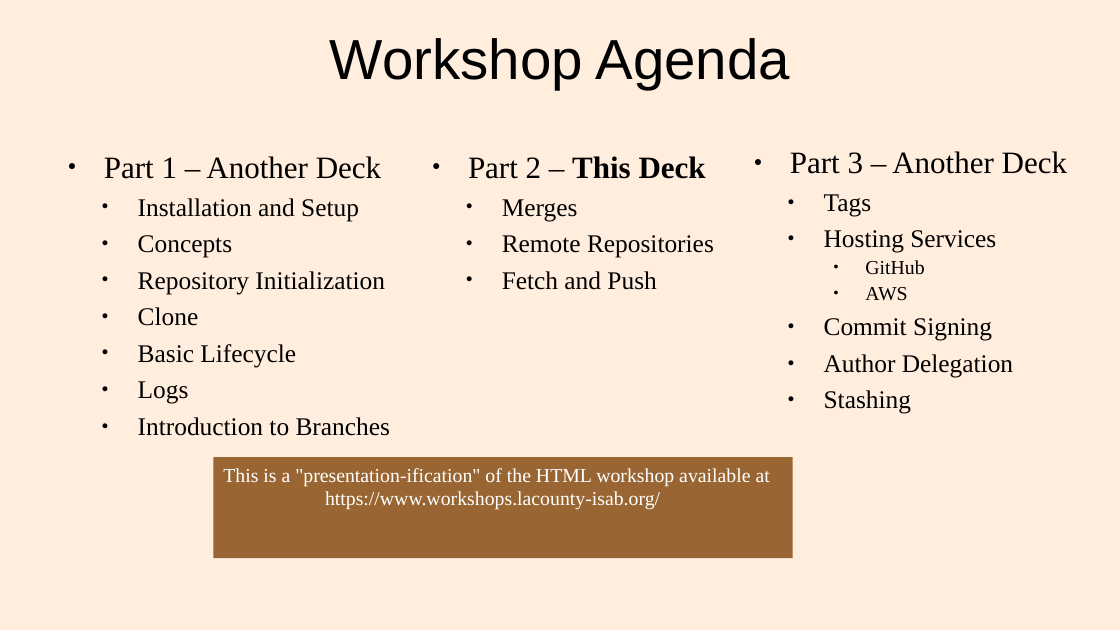
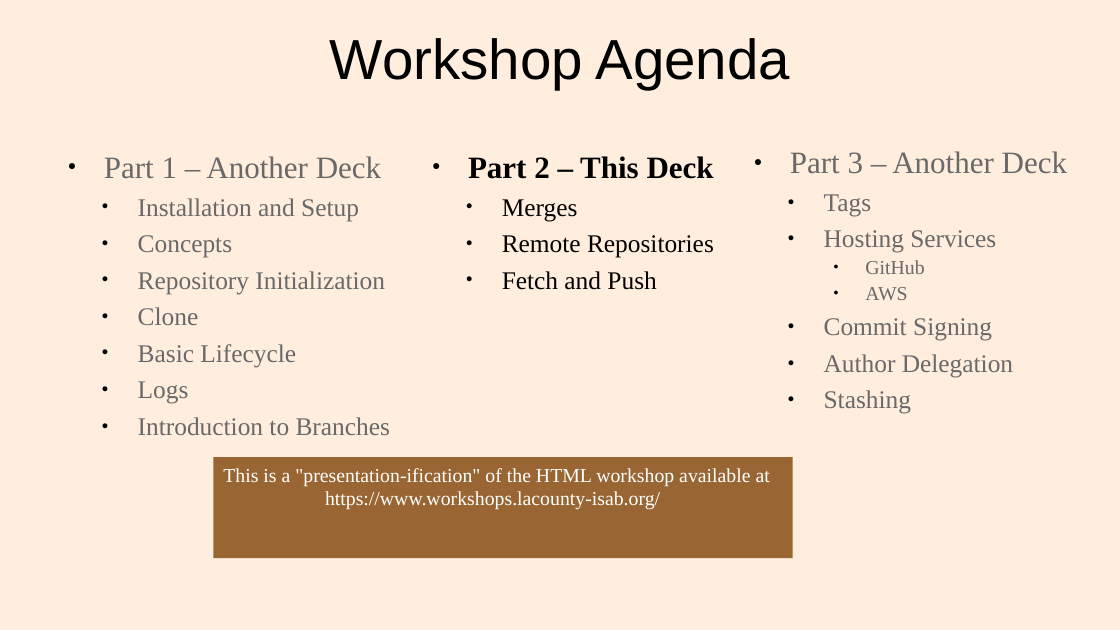
Before and after one commit to lacounty-isab/workshops, a slide deck: slide 2 of git/GitWorkshop2.odp. Drawn at 1120x630 pixels with LibreOffice and Linux fonts; fonts in the diff are those of the drawing. Boxes give left, top, right and bottom in pixels: in the first picture for what was removed or moved away, otherwise in the second. Text is boxed around its words. In the diff, an @@ line names an element or a change of style, - is before the commit and + after.

Commit message:
Finished Part 2.

```diff
--- a/git/GitWorkshop2.odp
+++ b/git/GitWorkshop2.odp
@@ text "Part 1 – Another Deck" at [104,156,390,435]: text colour #000000 to #696969 @@
@@ text "Part 3 – Another Deck" at [790,151,1067,414]: text colour #000000 to #696969 @@
@@ text at [468,156,714,179]: bold on in "Part 2 –" @@
```
Also in this commit, not shown: 3 other slides changed, 4 slides added, 7 other files.
